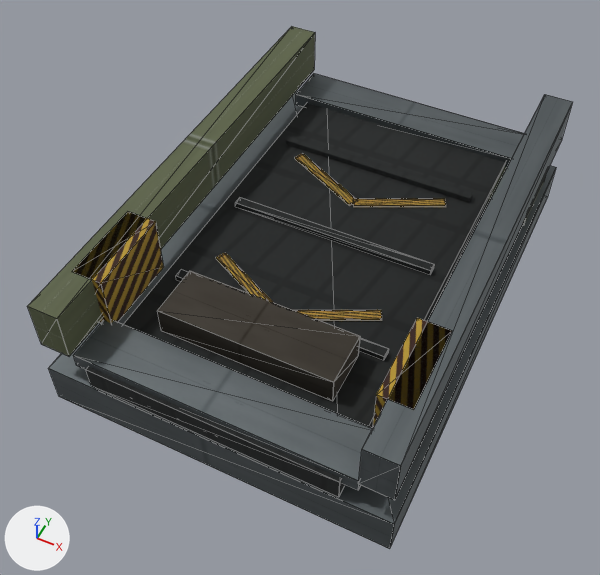
An edit to the Blender file assets/source/infrastructure/directorate/conveyors/authoring/conveyor_io_out.blend, drawn before and after from the same camera.
Camera for both pictures: a 50 mm lens placed at (1.95, -4.48, 10.64), pointed at (-0.1, -0.37, 5.5). Arrows for +X, +Y and +Z are at lower left; the lights stay in place. The older version comes first. Mesh edges are drawn as thin lines on the coarser meshes.

Objects in the first picture: 'belt_0_1.002', 'belt_0_2.002', 'frame.003' and 1 more.
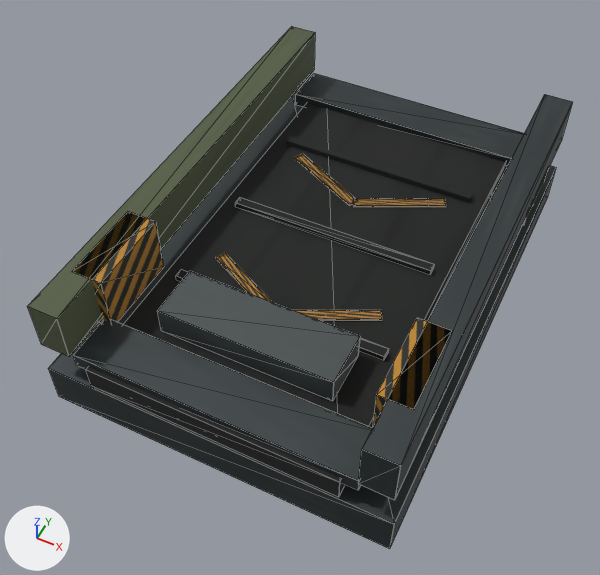
Changed parts and their boxes (x1, y1, x2, y2) in the pictures (600 x 575 px):
part 1 of me_frame_003, added (mostly hidden)
    after: (490, 164, 508, 195)
part 2 of me_frame_003, recoloured
    both: (48, 30, 573, 549)

Patch to the scene script:
```diff
--- a/assets/source/infrastructure/directorate/conveyors/authoring/conveyor_io_out.blend.py
+++ b/assets/source/infrastructure/directorate/conveyors/authoring/conveyor_io_out.blend.py
@@ img_conveyor_base_png @@
+img_conveyor_base_png = load_image('conveyor_base.png', '../materials/conveyor_base.png', 2048, 2048, 'sRGB')
@@ img_conveyor_normal_png @@
+img_conveyor_normal_png = load_image('conveyor_normal.png', '../materials/conveyor_normal.png', 2048, 2048, 'Non-Color')
@@ img_conveyor_emissive_png @@
+img_conveyor_emissive_png = load_image('conveyor_emissive.png', '../materials/conveyor_emissive.png', 2048, 2048, 'sRGB')
@@ img_conveyor_orm_png @@
+img_conveyor_orm_png = load_image('conveyor_orm.png', '../materials/conveyor_orm.png', 2048, 2048, 'Non-Color')
@@ mat_directorate_conveyor_shared_pbr @@
+mat_directorate_conveyor_shared_pbr = bpy.data.materials.new('Directorate conveyor shared PBR')
+# uses the picture img_conveyor_base_png
+# uses the picture img_conveyor_emissive_png
+# uses the picture img_conveyor_normal_png
+# uses the picture img_conveyor_orm_png
@@ me_frame_003 @@
 # used by ob_frame_003; location = (0.0, 0.0, 0.0)
-me_frame_003.from_pydata(...)  # 696 vertices, 388 faces; spans x -1.4..1.4, y -2.0..2.0, z 5.2..6.3
+me_frame_003.from_pydata(...)  # 744 vertices, 412 faces; spans x -1.4..1.4, y -2.0..2.0, z 5.2..6.3
+# me_frame_003 part 1: 48 vertices added at x 1.0..1.31, y 1.14..1.71, z 5.76..5.78
+# me_frame_003 part 2: 388 faces spanning x -1.4..1.4, y -2.0..2.0, z 5.2..6.3 switch from mat_directorate_shared_industrial_pbr to mat_directorate_conveyor_shared_pbr
```
